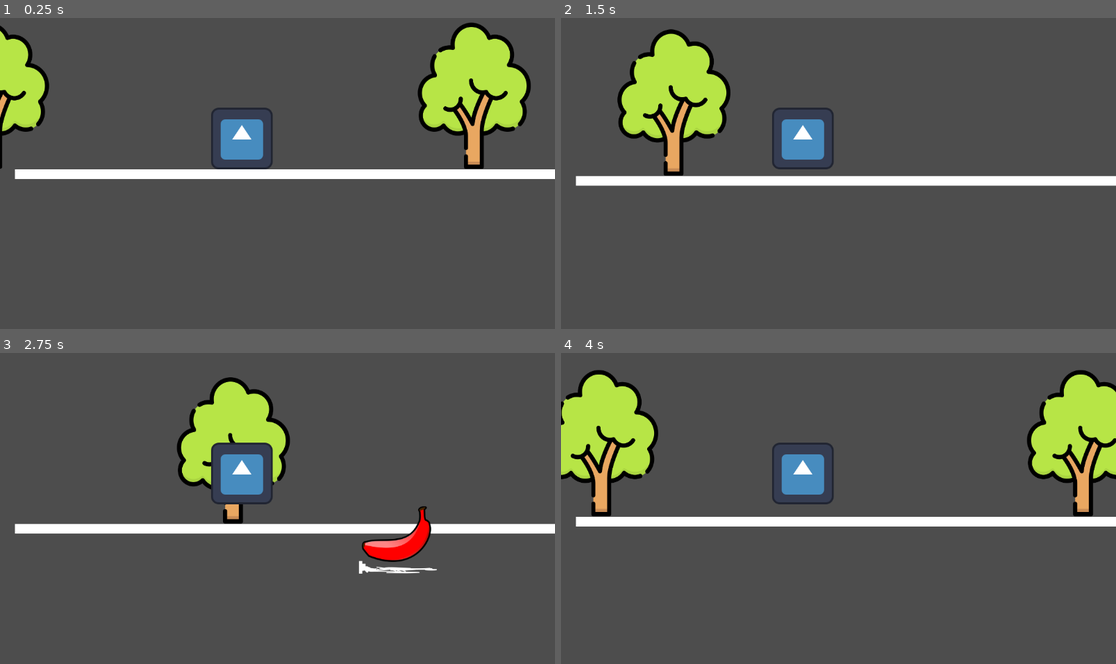
Above: before the commit, frames 1-4 (two rows, left to right).
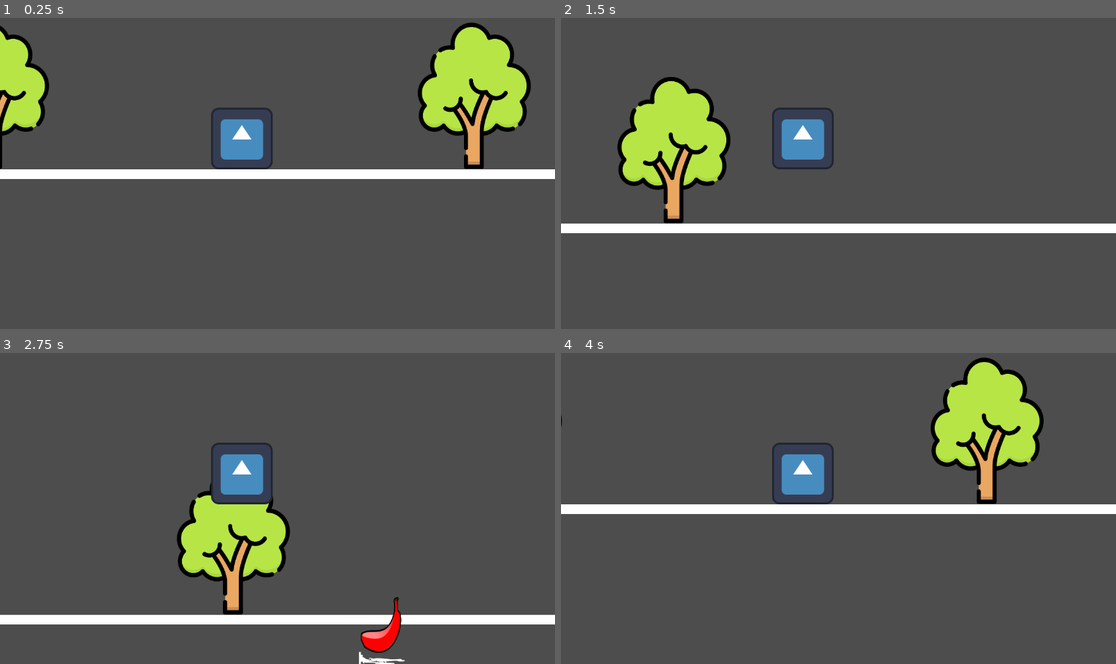
Above: after the commit, the same moments.

Repository: einhadner85/godot_test
Game: Godot game, scene res://main.tscn
Two runs of this game, one before a commit and one after it. Both use one fixed random seed, a clock stepped at 60 frames per second and the inputs below. The project has no main scene, so this scene is started directly. The engine's default icon, where the game draws it, is replaced by a stand-in: a white triangle on a blue panel in a dark square.
Inputs (mouse positions are in pixels of both pictures, inside the frame that each line leads up to):
- Up to frame 1 (0.25 s): no input
- Up to frame 2 (1.5 s): tap Enter (ui_accept) at 0.5, 0.6, 0.77, 1.07, 1.35 s
- Up to frame 3 (2.75 s): tap Enter (ui_accept) at 1.52, 1.82, 2.1 s
- Up to frame 4 (4 s): tap Enter (ui_accept) at 2.85, 3.02, 3.32 s; click (866, 499) at 3.5 s, where only the run after the commit has a clickable "Retry"

The runs differ from the first frame. In frame 1, less than 0.1% of the frame differs, in the area x 0-3%, y 48-52%; in frame 2, 13%; in frame 3, 16%; in frame 4, 22%, in the area x 0-100%, y 1-56%.

Commit message:
gameover 윈도우 출력

Diff:
--- /dev/null
+++ b/game_over_ui.gd
@@ -0,0 +1,20 @@
+extends CanvasLayer
+
+@onready var restart_button = $Button
+
+func _ready():
+	# 1. 자신을 "game_over_ui" 그룹에 등록 (플레이어가 부르기 쉽게)
+	add_to_group("game_over_ui")
+
+	# 2. 버튼이 눌렸을 때(pressed) 실행할 함수 연결
+	restart_button.pressed.connect(_on_restart_pressed)
+
+# 플레이어가 죽었을 때 호출될 함수
+func show_game_over():
+	show() # 꺼뒀던 눈동자를 코드로 다시 켭니다.
+	get_tree().paused = true # 게임 전체의 시간을 멈춥니다! (일시 정지)
+
+# 확인 버튼을 눌렀을 때 실행될 함수
+func _on_restart_pressed():
+	get_tree().paused = false # 일시 정지를 반드시 먼저 풀어야 합니다!
+	get_tree().reload_current_scene() # 씬을 처음부터 재시작합니다.
--- a/global.gd
+++ b/global.gd
@@ -3,6 +3,7 @@
 
 # 프로젝트 전체가 공유할 데이터 주머니들
 var scroll_speed: float = 300.0
+var JUMP_VELOCITY = -500.0
 var block_speed: float = 400.0
 var score: int = 0
 var is_game_over: bool = false
--- a/main.tscn
+++ b/main.tscn
@@ -5,6 +5,7 @@
 [ext_resource type="Script" uid="uid://buls2u64wkufm" path="res://scrolling_background.gd" id="3_h2yge"]
 [ext_resource type="Texture2D" uid="uid://cw0q52lko4e3y" path="res://free-icon-tree-7105071.png" id="4_1bvp3"]
 [ext_resource type="Script" uid="uid://covhe5qjoboa4" path="res://obstacle_spawner.gd" id="5_lquwl"]
+[ext_resource type="Script" uid="uid://3uj8ulsjay0h" path="res://game_over_ui.gd" id="6_7mycd"]
 
 [sub_resource type="RectangleShape2D" id="RectangleShape2D_1bvp3"]
 size = Vector2(2000, 20)
@@ -18,14 +19,14 @@
 [node name="Ground" type="StaticBody2D" parent="." unique_id=930115666]
 
 [node name="ColorRect" type="ColorRect" parent="Ground" unique_id=1080580999]
-offset_left = -545.0
+offset_left = -626.0
 offset_top = 22.0
-offset_right = 1455.0
+offset_right = 1374.0
 offset_bottom = 42.0
 metadata/_edit_use_anchors_ = true
 
 [node name="CollisionShape2D" type="CollisionShape2D" parent="Ground" unique_id=382106314]
-position = Vector2(454, 32)
+position = Vector2(373, 32)
 shape = SubResource("RectangleShape2D_1bvp3")
 
 [node name="Player" type="CharacterBody2D" parent="." unique_id=229976336]
@@ -59,3 +60,26 @@
 
 [node name="Timer" type="Timer" parent="ObstacleSpawner" unique_id=1188731234]
 autostart = true
+
+[node name="GameOverUI" type="CanvasLayer" parent="." unique_id=1348767411]
+process_mode = 3
+visible = false
+script = ExtResource("6_7mycd")
+
+[node name="Label" type="Label" parent="GameOverUI" unique_id=1422023568]
+anchors_preset = -1
+anchor_left = 0.008
+anchor_right = 0.066
+anchor_bottom = 0.067
+offset_left = 576.784
+offset_top = 254.0
+offset_right = 601.968
+offset_bottom = 293.58398
+text = "GAME OVER"
+
+[node name="Button" type="Button" parent="GameOverUI" unique_id=1218281795]
+offset_left = 606.0
+offset_top = 290.0
+offset_right = 656.0
+offset_bottom = 321.0
+text = "Retry"
--- a/obstacle.tscn
+++ b/obstacle.tscn
@@ -4,16 +4,16 @@
 [ext_resource type="Script" uid="uid://cwuv821pqu62s" path="res://obstacle.gd" id="2_aubd6"]
 
 [sub_resource type="RectangleShape2D" id="RectangleShape2D_aubd6"]
-size = Vector2(170, 143)
+size = Vector2(95, 143)
 
 [node name="Obstacle" type="StaticBody2D" unique_id=142312696]
 script = ExtResource("2_aubd6")
 
 [node name="Sprite2D" type="Sprite2D" parent="." unique_id=666958543]
-position = Vector2(85.25, 72.75)
-scale = Vector2(0.543771, 0.592827)
+position = Vector2(51.75, 72.75)
+scale = Vector2(0.3181818, 0.592827)
 texture = ExtResource("1_sl1jc")
 
 [node name="CollisionShape2D" type="CollisionShape2D" parent="." unique_id=33591156]
-position = Vector2(90, 74.5)
+position = Vector2(52.5, 74.5)
 shape = SubResource("RectangleShape2D_aubd6")
--- a/player.gd
+++ b/player.gd
@@ -1,9 +1,4 @@
 extends CharacterBody2D
-
-# 캐릭터의 이동 속도와 점프 힘을 변수로 설정해.
-# 숫자를 바꾸면 속도와 점프 높이가 달라져!
-#const SPEED = 300.0
-const JUMP_VELOCITY = -400.0
 
 #점프 제한
 var max_jumps = 2
@@ -30,7 +25,7 @@
 
 	# 3. 점프 로직 및 디버그 메시지 출력
 	if Input.is_action_just_pressed("ui_accept") and jump_count < max_jumps:
-		velocity.y = JUMP_VELOCITY
+		velocity.y = Global.JUMP_VELOCITY
 		jump_count += 1
 
 		# 첫 번째 점프를 시작할 때만 타이머를 작동시켜.
@@ -62,5 +57,5 @@
 		if collider.is_in_group("obstacle"):
 			print("[debug_0002] 장애물에 부딪혔습니다! 게임 오버!")
 
-			# 현재 씬을 완전히 처음부터 다시 불러옵니다 (즉각 재시작)
-			get_tree().reload_current_scene()
+			# UI 그룹에 신호를 보내 게임 오버 화면을 띄우고 시간을 멈춥니다.
+			get_tree().call_group("game_over_ui", "show_game_over")
Not shown, added: game_over_ui.gd.uid
